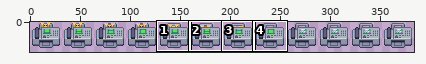
Sprite sheet, stored at Resources/Textures/Structures/Machines/fax_machine.rsi/inserting_mothroach.png. The first picture is a wide view before the edit; the outline marks the close-up.
Close-up. Earlier state:
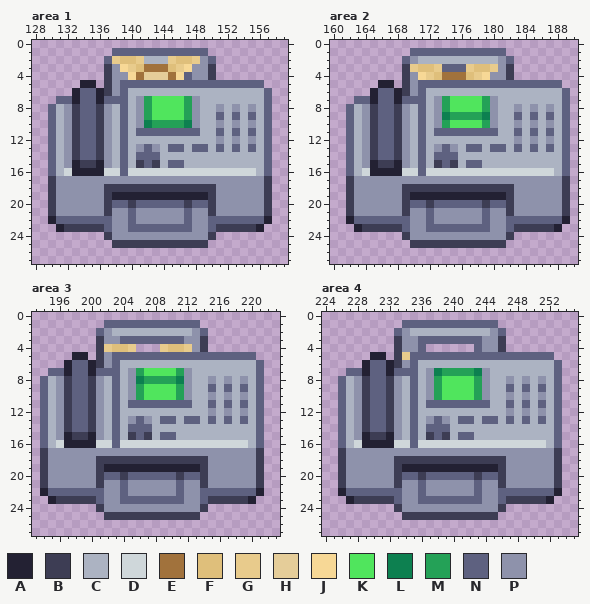
The file is 384x32 pixels. Shown: area 1: x 128..159, y 0..27; area 2: x 160..190, y 0..27; area 3: x 193..223, y 0..27; area 4: x 224..255, y 0..27. The wide view leaves out empty margins. The commit also changed other parts of the picture, which this record leaves out.
Palette (. is transparent): A #232133  B #3d3d54  C #acb3c2  D #cfd7da  E #a1723c  F #dfbf7b  G #e8cb8c  H #e5cd99  J #f7d896  K #50e55d  L #0d8050  M #24a157  N #5e6180  P #8e92ab
Pixels before, area 1, first column x 130:
 1 ........NNNNNNNNNNNN........
 2 .......NGFFGCCCGFFGPN.......
 3 .......BPJGFEEEFGJPPB.......
 4 .......BPPJEHHHEJNPPB.......
 5 ....AA.BPNNNNNNNNNNNNNNNNNN.
 6 ...ANNABPNCCCCCCCCCCCCCCCCCN
 7 .NNANNANNNCPMKKKKMPCCCCCCCCN
 8 NCPBNNBPCNCPMKKKKMPCCPCPCPCN
 9 NCPBNNBPCNCPMKKKKMPCCNCNCNCN
10 NCPBNNBPCNCPLMMMMLPCCPCPCPCN
11 NCPBNNBPCNCNNNNNNNNCCNCNCNCN
12 NCPBNNBPCNCCCCCCCCCCCPCPCPCN
13 NCPBNNBPCNCPNPCNNCNNCNCNCNCN
14 NCPBNNBPCNCNNNCCCCCCCCCCCCCN
15 NCPABBAPCNCBNBCNNCCCCCCCCCCN
16 NCDAAAADDNDDDDDDDDDDDDDDDDCN
17 BPPPPPPPPPPPPPPPPPPPPPPPPPPB
18 BPPPPPPBBBBBBBBBBBBBBPPPPPPB
19 BPPPPPPBAAAAAAAAAAAABPPPPPPB
20 BPPPPPPBNNBNNNNNNBNNBPPPPPPB
21 BPPPPPPBPPNPPPPPPNPPBPPPPPPB
22 ANNNNNNNPPNPPPPPPNPPNNNNNNNA
23 .ABBBBBNPPNNNNNNNNPPNBBBBBA.
24 .......BPPPPPPPPPPPPB.......
25 ........BBBBBBBBBBBB........
Pixels before, area 2, first column x 162:
 1 ........NNNNNNNNNNNN........
 2 .......NPCCCCCCCCCCPN.......
 3 .......BGFFGNNNGFFGPB.......
 4 .......BPJGFEEEFGJPPB.......
 5 ....AA.BPNNNNNNNNNNNNNNNNNN.
 6 ...ANNABPNCCCCCCCCCCCCCCCCCN
 7 .NNANNANNNCPMKKKKMPCCCCCCCCN
 8 NCPBNNBPCNCPMKKKKMPCCPCPCPCN
 9 NCPBNNBPCNCPLMMMMLPCCNCNCNCN
10 NCPBNNBPCNCPMKKKKMPCCPCPCPCN
11 NCPBNNBPCNCNNNNNNNNCCNCNCNCN
12 NCPBNNBPCNCCCCCCCCCCCPCPCPCN
13 NCPBNNBPCNCPNPCNNCNNCNCNCNCN
14 NCPBNNBPCNCNNNCCCCCCCCCCCCCN
15 NCPABBAPCNCBNBCNNCCCCCCCCCCN
16 NCDAAAADDNDDDDDDDDDDDDDDDDCN
17 BPPPPPPPPPPPPPPPPPPPPPPPPPPB
18 BPPPPPPBBBBBBBBBBBBBBPPPPPPB
19 BPPPPPPBAAAAAAAAAAAABPPPPPPB
20 BPPPPPPBNNBNNNNNNBNNBPPPPPPB
21 BPPPPPPBPPNPPPPPPNPPBPPPPPPB
22 ANNNNNNNPPNPPPPPPNPPNNNNNNNA
23 .ABBBBBNPPNNNNNNNNPPNBBBBBA.
24 .......BPPPPPPPPPPPPB.......
25 ........BBBBBBBBBBBB........
Pixels before, area 3, first column x 194:
 1 ........NNNNNNNNNNNN........
 2 .......NPCCCCCCCCCCPN.......
 3 .......BPPNNNNNNNNPPB.......
 4 .......BGFFG...GFFGPB.......
 5 ....AA.BPNNNNNNNNNNNNNNNNNN.
 6 ...ANNABPNCCCCCCCCCCCCCCCCCN
 7 .NNANNANNNCPMKKKKMPCCCCCCCCN
 8 NCPBNNBPCNCPLMMMMLPCCPCPCPCN
 9 NCPBNNBPCNCPMKKKKMPCCNCNCNCN
10 NCPBNNBPCNCPMKKKKMPCCPCPCPCN
11 NCPBNNBPCNCNNNNNNNNCCNCNCNCN
12 NCPBNNBPCNCCCCCCCCCCCPCPCPCN
13 NCPBNNBPCNCPNPCNNCNNCNCNCNCN
14 NCPBNNBPCNCNNNCCCCCCCCCCCCCN
15 NCPABBAPCNCBNBCNNCCCCCCCCCCN
16 NCDAAAADDNDDDDDDDDDDDDDDDDCN
17 BPPPPPPPPPPPPPPPPPPPPPPPPPPB
18 BPPPPPPBBBBBBBBBBBBBBPPPPPPB
19 BPPPPPPBAAAAAAAAAAAABPPPPPPB
20 BPPPPPPBNNBNNNNNNBNNBPPPPPPB
21 BPPPPPPBPPNPPPPPPNPPBPPPPPPB
22 ANNNNNNNPPNPPPPPPNPPNNNNNNNA
23 .ABBBBBNPPNNNNNNNNPPNBBBBBA.
24 .......BPPPPPPPPPPPPB.......
25 ........BBBBBBBBBBBB........
Pixels before, area 4, first column x 226:
 1 ........NNNNNNNNNNNN........
 2 .......NPCCCCCCCCCCPN.......
 3 .......BPPNNNNNNNNPPB.......
 4 .......BPPN......NPPB.......
 5 ....AA.BGNNNNNNNNNNNNNNNNNN.
 6 ...ANNABPNCCCCCCCCCCCCCCCCCN
 7 .NNANNANNNCPLMMMMLPCCCCCCCCN
 8 NCPBNNBPCNCPMKKKKMPCCPCPCPCN
 9 NCPBNNBPCNCPMKKKKMPCCNCNCNCN
10 NCPBNNBPCNCPMKKKKMPCCPCPCPCN
11 NCPBNNBPCNCNNNNNNNNCCNCNCNCN
12 NCPBNNBPCNCCCCCCCCCCCPCPCPCN
13 NCPBNNBPCNCPNPCNNCNNCNCNCNCN
14 NCPBNNBPCNCNNNCCCCCCCCCCCCCN
15 NCPABBAPCNCBNBCNNCCCCCCCCCCN
16 NCDAAAADDNDDDDDDDDDDDDDDDDCN
17 BPPPPPPPPPPPPPPPPPPPPPPPPPPB
18 BPPPPPPBBBBBBBBBBBBBBPPPPPPB
19 BPPPPPPBAAAAAAAAAAAABPPPPPPB
20 BPPPPPPBNNBNNNNNNBNNBPPPPPPB
21 BPPPPPPBPPNPPPPPPNPPBPPPPPPB
22 ANNNNNNNPPNPPPPPPNPPNNNNNNNA
23 .ABBBBBNPPNNNNNNNNPPNBBBBBA.
24 .......BPPPPPPPPPPPPB.......
25 ........BBBBBBBBBBBB........
After:
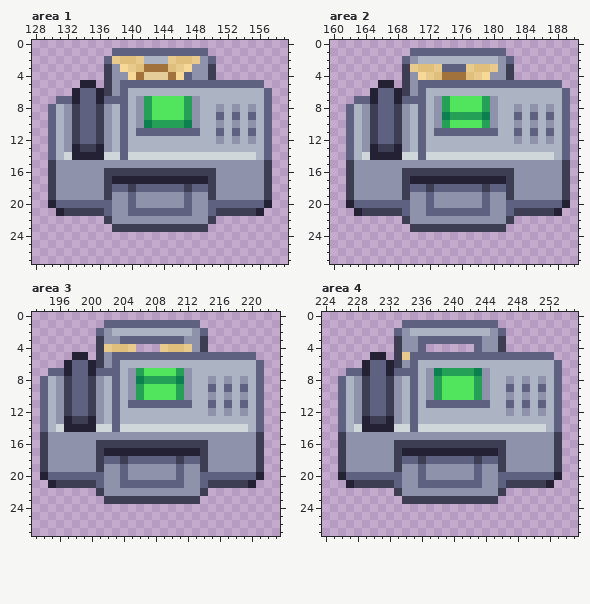
The edit:
Changed rows in their new state; - is an unchanged pixel.
Area 1:
first column x 130:
13 ---ABBA----CCC-CC-CC-C-C-C--
14 --DAAAADD-DDDDDDDDDDDDDDDD--
15 BP-PPPP-PPPPPPPPPPPPPPPPPPPB
16 BPPPPPPBBBBBBBBBBBBBBPPPPPPB
17 -------BAAAAAAAAAAAAB-------
18 --------NN-NNNNNN-NN--------
19 --------PPNPPPPPPNPP--------
20 ANNNNNNNPPNPPPPPPNPPNNNNNNNA
21 .ABBBBBN---NNNNNN---NBBBBBA.
22 .......B--P------P--B.......
23 -.......BBBBBBBBBBBB.......-
24 -------..............-------
25 --------............--------
Area 2:
first column x 162:
13 ---ABBA----CCC-CC-CC-C-C-C--
14 --DAAAADD-DDDDDDDDDDDDDDDD--
15 BP-PPPP-PPPPPPPPPPPPPPPPPPPB
16 BPPPPPPBBBBBBBBBBBBBBPPPPPPB
17 -------BAAAAAAAAAAAAB-------
18 --------NN-NNNNNN-NN--------
19 --------PPNPPPPPPNPP--------
20 ANNNNNNNPPNPPPPPPNPPNNNNNNNA
21 .ABBBBBN---NNNNNN---NBBBBBA.
22 .......B--P------P--B.......
23 -.......BBBBBBBBBBBB.......-
24 -------..............-------
25 --------............--------
Area 3:
first column x 194:
13 ---ABBA----CCC-CC-CC-C-C-C--
14 --DAAAADD-DDDDDDDDDDDDDDDD--
15 BP-PPPP-PPPPPPPPPPPPPPPPPPPB
16 BPPPPPPBBBBBBBBBBBBBBPPPPPPB
17 -------BAAAAAAAAAAAAB-------
18 --------NN-NNNNNN-NN--------
19 --------PPNPPPPPPNPP--------
20 ANNNNNNNPPNPPPPPPNPPNNNNNNNA
21 .ABBBBBN---NNNNNN---NBBBBBA.
22 .......B--P------P--B.......
23 -.......BBBBBBBBBBBB.......-
24 -------..............-------
25 --------............--------
Area 4:
first column x 226:
13 ---ABBA----CCC-CC-CC-C-C-C--
14 --DAAAADD-DDDDDDDDDDDDDDDD--
15 BP-PPPP-PPPPPPPPPPPPPPPPPPPB
16 BPPPPPPBBBBBBBBBBBBBBPPPPPPB
17 -------BAAAAAAAAAAAAB-------
18 --------NN-NNNNNN-NN--------
19 --------PPNPPPPPPNPP--------
20 ANNNNNNNPPNPPPPPPNPPNNNNNNNA
21 .ABBBBBN---NNNNNN---NBBBBBA.
22 .......B--P------P--B.......
23 -.......BBBBBBBBBBBB.......-
24 -------..............-------
25 --------............--------
Pixel boxes of the changes (left, top, right, bottom) in both close-ups:
changed: (48, 144, 272, 248)
changed: (346, 144, 570, 248)
changed: (40, 416, 264, 520)
changed: (338, 416, 562, 520)
